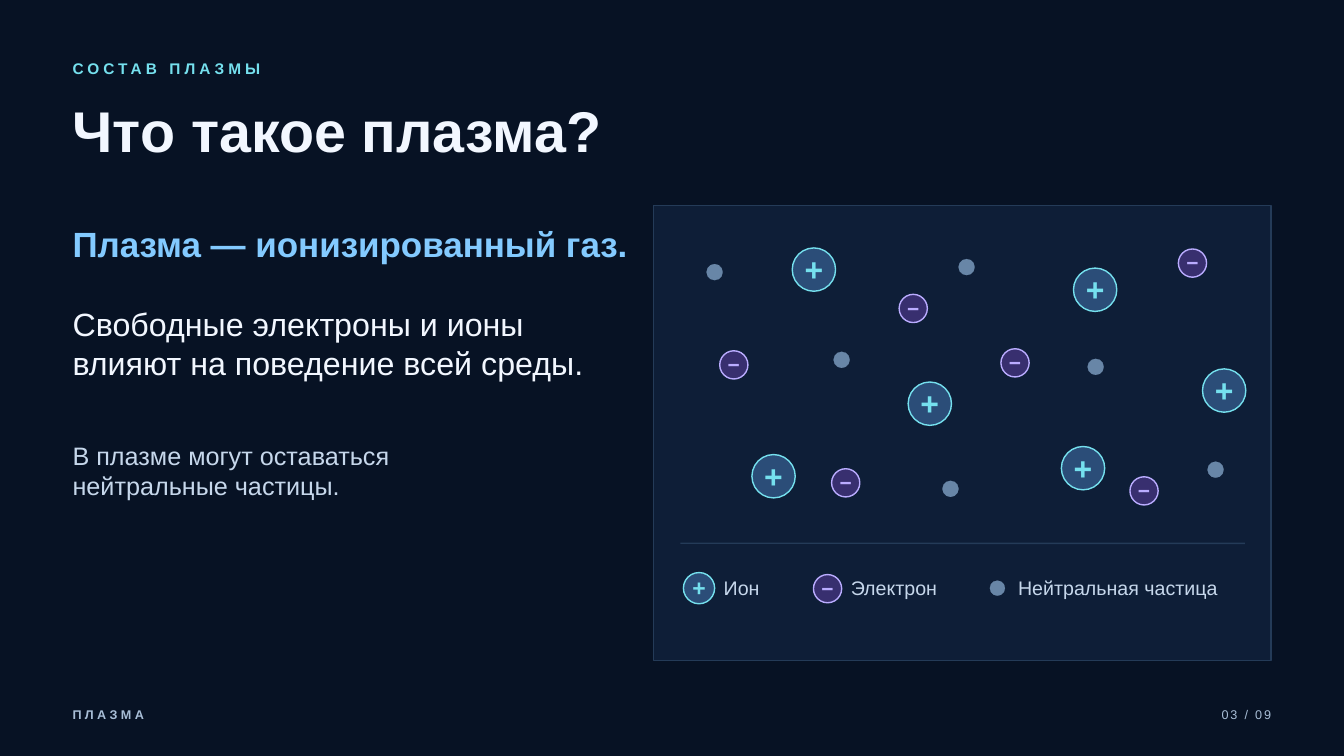
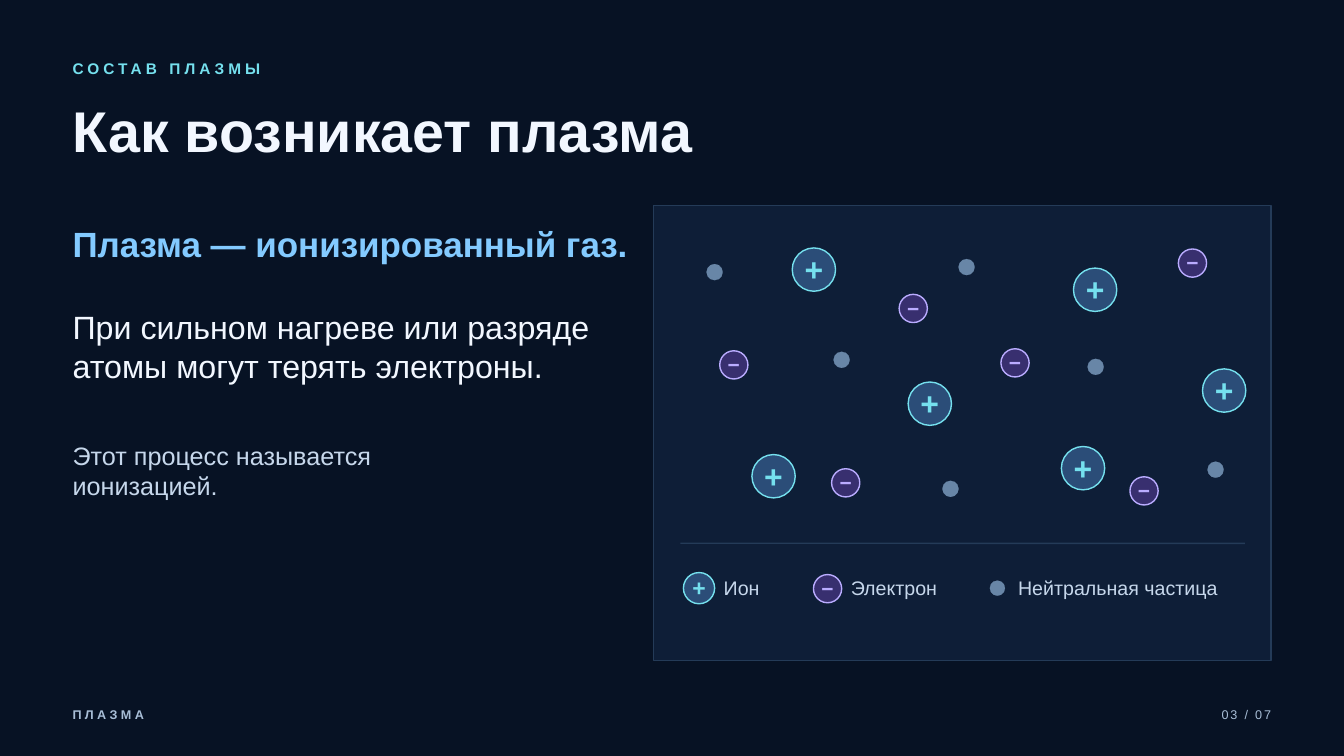
Before and after one commit to vetementaI/presentations, a slide deck: slide 3 of plasma/plasma-presentation.pptx. Drawn at 1344x756 pixels with LibreOffice and Linux fonts; fonts in the diff are those of the drawing. Boxes give left, top, right and bottom in pixels: in the first picture for what was removed or moved away, otherwise in the second. Text is boxed around its words. In the diff, an @@ line names an element or a change of style, - is before the commit and + after.

```diff
--- a/plasma/plasma-presentation.pptx
+++ b/plasma/plasma-presentation.pptx
@@ text at (73,112,692,153): text changed @@
-Что такое плазма?
+Как возникает плазма
@@ text at (73,317,589,384): text changed @@
-Свободные электроны и ионы влияют на поведение всей среды.
+При сильном нагреве или разряде атомы могут терять электроны.
@@ text at (73,447,371,500): text changed @@
-В плазме могут оставаться
-нейтральные частицы.
+Этот процесс называется
+ионизацией.
@@ text at (1222,710,1271,719): text changed @@
-03 / 09
+03 / 07
```
Also in this commit, not shown: 5 other slides changed, 1 slide added, 3 slides removed, 2 other files.
